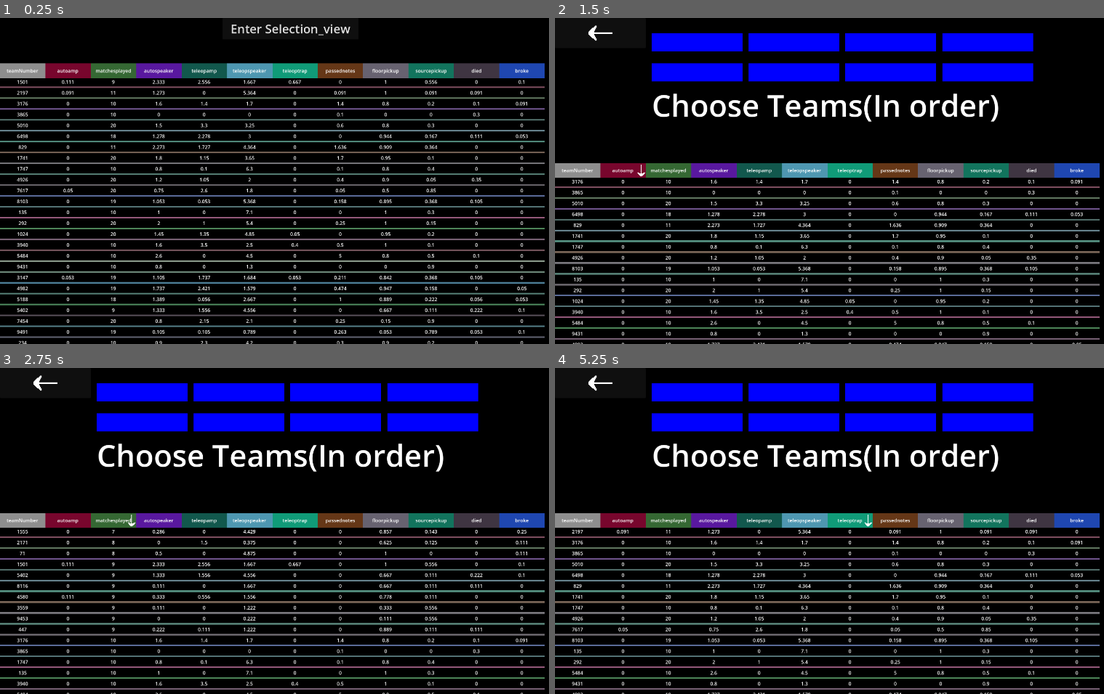
Above: before the commit, frames 1-4 (two rows, left to right).
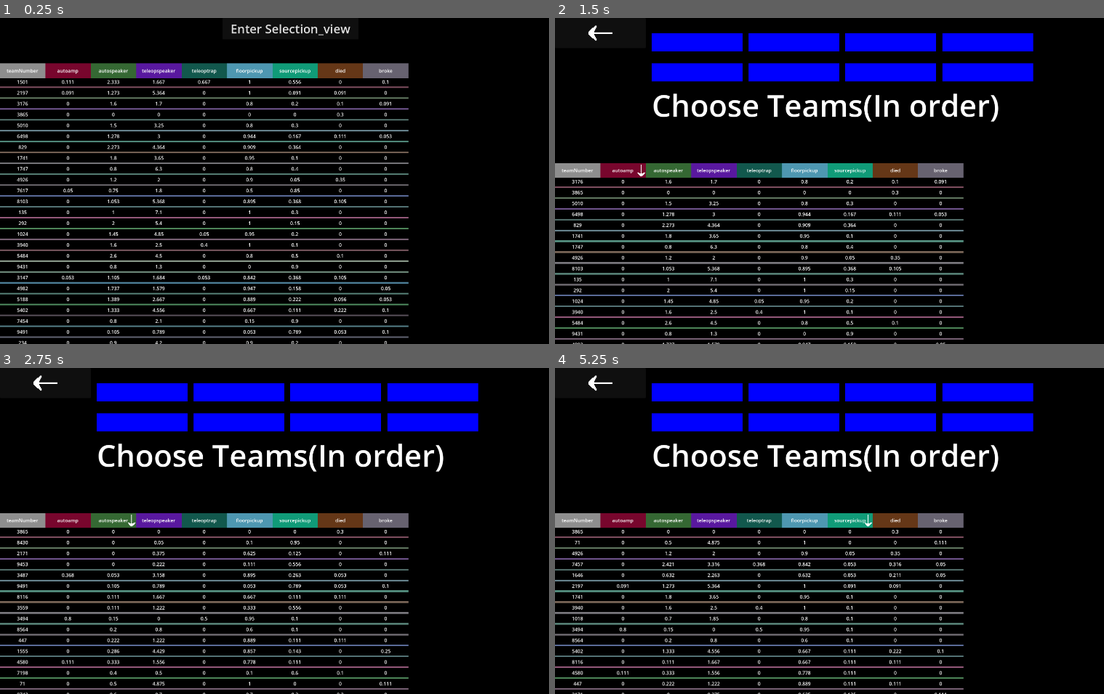
Above: after the commit, the same moments.

Repository: roboblazers7617/FRC-scouting-app
Game: Godot game, scene res://imports.tscn
The game is run twice, just before and just after one commit, with the same random seed, the same clock (stepped at 60 frames per second) and the same inputs.
Inputs (mouse positions are in pixels of both pictures, inside the frame that each line leads up to):
- Up to frame 1 (0.25 s): no input
- Up to frame 2 (1.5 s): click "Enter Selection_view" at 0.5 s; tap Enter at 1.25 s; move the mouse to (620, 171) at 1.27 s; click (620, 171) at 1.42 s
- Up to frame 3 (2.75 s): tap Space at 2 s; move the mouse to (115, 521) at 2.02 s; click (115, 521) at 2.17 s
- Up to frame 4 (5.25 s): tap Enter at 2.75, 4.25 s; move the mouse to (714, 521) at 2.77 s; click (714, 521) at 2.92 s; tap Space at 3.5, 5 s; move the mouse to (758, 521) at 3.52 s; click (758, 521) at 3.67 s; move the mouse to (802, 521) at 4.27 s; click (802, 521) at 4.42 s; move the mouse to (851, 521) at 5.02 s; click (851, 521) at 5.17 s

The runs differ from the first frame. In frame 1, 7.5% of the frame differs, in the area x 17-100%, y 13-100%; in frame 2, 4.9%; in frame 3, 5.5%; in frame 4, 5.6%.

Commit message:
changed tracked stats from a blacklist to a whitelist
Settings.ignore_list has been replaced with Settings.whitelist, because there is like 100 columns in the test data

Diff:
--- a/imports.gd
+++ b/imports.gd
@@ -45,11 +45,11 @@
 				first_round = false
 				chart.create_column("teamNumber")
 				for i in data.keys():
-					if i not in Settings.ignore_list:
+					if i in Settings.whitelist:
 						chart.create_column(i)
 			chart.add_item_to_column(chart.columnIDs["teamNumber"],x)
 			for i in data.keys():
-				if i in Settings.ignore_list:
+				if i not in Settings.whitelist:
 					continue
 				else:
 					chart.add_item_to_column(chart.columnIDs[i],str(data[i]))
@@ -61,14 +61,14 @@
 		var data = spreadsheet_data.get(str(x))
 		if str(data["teamNumber"]) in saved_data.keys():
 			for i in data.keys():
-				if i not in Settings.ignore_list and i != "teamNumber" and data["broke"] != 1 or i == "broke" :
+				if i in Settings.whitelist and i != "teamNumber" and data["broke"] != 1 or i == "broke" :
 					saved_data[str(data["teamNumber"])][i]+=int(data[i])
 			if int(data["broke"])!=1:
 				saved_data[str(data["teamNumber"])]["matchesplayed"]+=1
 		else:
 			var new_dict:Dictionary = {}
 			for i in data.keys():
-				if i not in Settings.ignore_list and i != "teamNumber":
+				if i in Settings.whitelist and i != "teamNumber":
 					if data["broke"] != 1 or  i == "broke":
 						new_dict[i]=int(data[i])
 					else:
--- a/individual_view.gd
+++ b/individual_view.gd
@@ -21,11 +21,11 @@
 		if str(spreadsheet_data[i]["teamNumber"]) == team:
 			tracked_matches.append(i)
 	for i in spreadsheet_data[tracked_matches[0]].keys():
-			if i not in Settings.ignore_list:
+			if i in Settings.whitelist:
 				chart.create_column(i)
 	for i in tracked_matches:
 		for k in spreadsheet_data[i].keys():
-			if k not in Settings.ignore_list:
+			if k in Settings.whitelist:
 				chart.add_item_to_column(chart.columnIDs[k],str(spreadsheet_data[i][k]))
 	#chart.setup_column_seperators(len(chart.columnIDs.keys()),len(tracked_matches))
 # Called every frame. 'delta' is the elapsed time since the previous frame.
--- a/selection_view.gd
+++ b/selection_view.gd
@@ -45,11 +45,11 @@
 				first_round = false
 				chart.create_column("teamNumber")
 				for i in data.keys():
-					if i not in Settings.ignore_list:
+					if i in Settings.whitelist:
 						chart.create_column(i)
 			chart.add_item_to_column(chart.columnIDs["teamNumber"],x)
 			for i in data.keys():
-				if i in Settings.ignore_list:
+				if i not in Settings.whitelist:
 					continue
 				else:
 					chart.add_item_to_column(chart.columnIDs[i],str(data[i]))
@@ -64,14 +64,14 @@
 		var data = spreadsheet_data.get(str(x))
 		if str(data["teamNumber"]) in saved_data.keys():
 			for i in data.keys():
-				if i not in Settings.ignore_list and i != "teamNumber" and data["broke"] != 1 or i == "broke" :
+				if i in Settings.whitelist and i != "teamNumber" and data["broke"] != 1 or i == "broke" :
 					saved_data[str(data["teamNumber"])][i]+=int(data[i])
 			if int(data["broke"])!=1:
 				saved_data[str(data["teamNumber"])]["matchesplayed"]+=1
 		else:
 			var new_dict:Dictionary = {}
 			for i in data.keys():
-				if i not in Settings.ignore_list and i != "teamNumber":
+				if i in Settings.whitelist and i != "teamNumber":
 					if data["broke"] != 1 or  i == "broke":
 						new_dict[i]=int(data[i])
 					else:
--- a/settings.gd
+++ b/settings.gd
@@ -7,6 +7,7 @@
 ,"noshow","startingpos","leave","amplifications","climbtime","onstageorder","harmonizeqty"
 ,"buddy","spotlit","playeddefense","receiveddefense","tipped","comments","rating","shotfromsubwoofer"
 ,"shotfrompodium","shotfromwing","shotfromoutside","understage"]
+var whitelist:Array = ["teamNumber","autoamp","autospeaker","teleaopamp","teleopspeaker","teleoptrap","floorpickup","sourcepickup","died","broke"]
 
 	#"teamNumber": 6498,
 	#"autoamp": 0,
